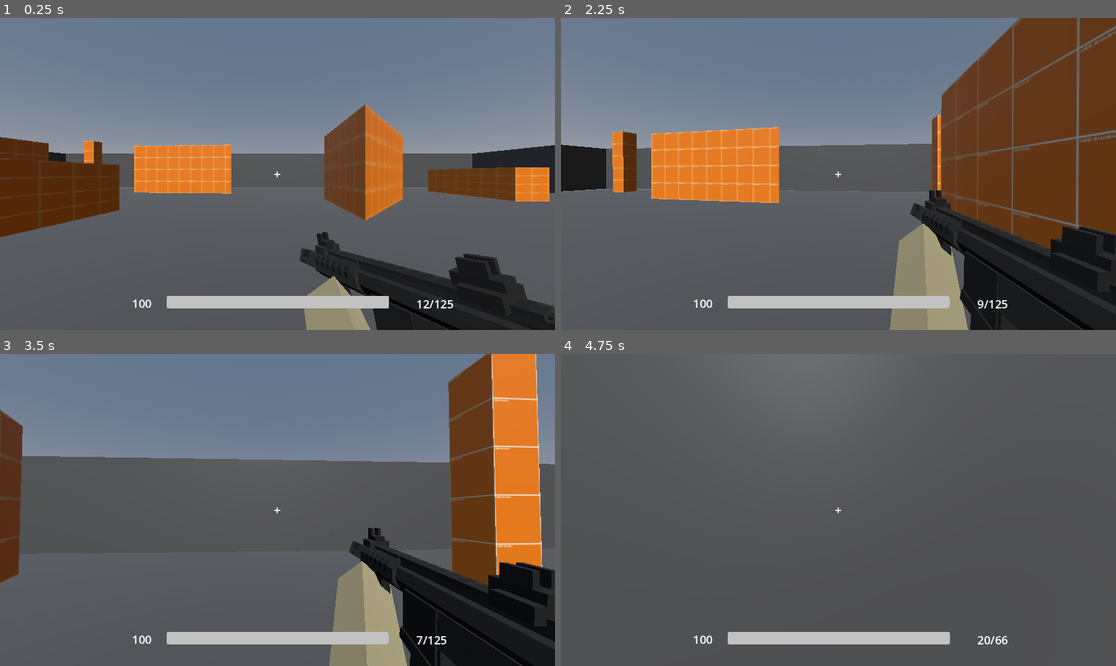
Above: before the commit, frames 1-4 (two rows, left to right).
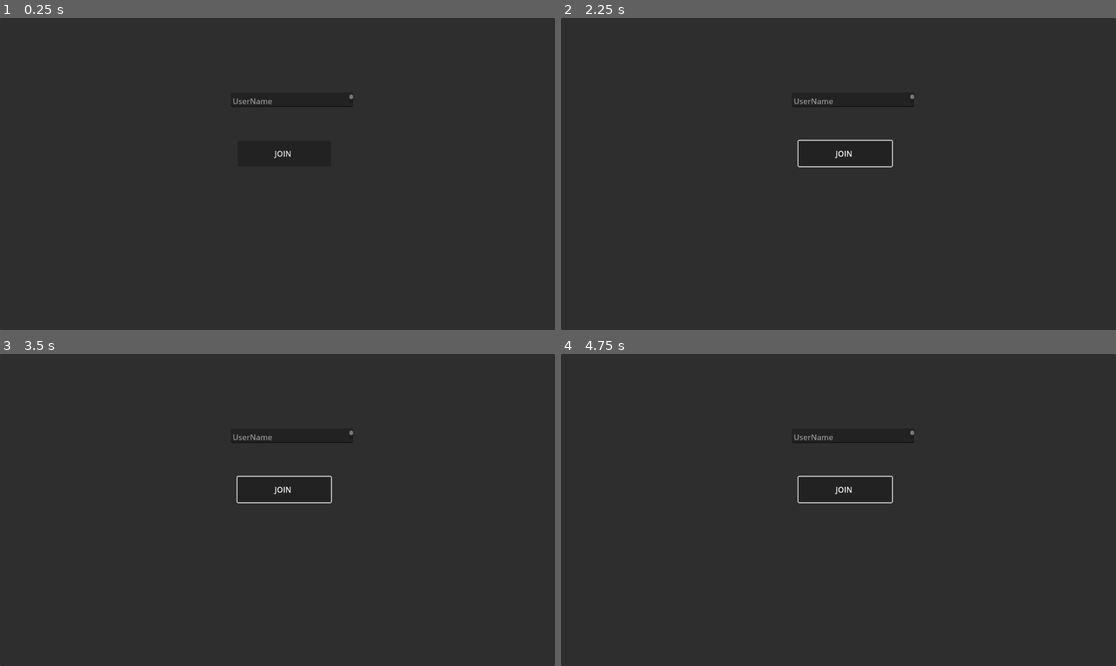
Above: after the commit, the same moments.

Repository: ORBStudios/overbullet
Game: Godot game, scene res://scenes/root.tscn
Two runs of this game, one before a commit and one after it. Both use one fixed random seed, a clock stepped at 60 frames per second and the inputs below.
Inputs (mouse positions are in pixels of both pictures, inside the frame that each line leads up to):
- Up to frame 1 (0.25 s): no input
- Up to frame 2 (2.25 s): click (844, 152) at 0.5 s, where only the run after the commit has a clickable "JOIN"; move the mouse to (866, 174) at 1.27 s; press the mouse at (866, 174) at 1.28 s; hold W (forward) from 1.28 s (still down); tap E (switch next) at 1.55, 2.1 s; move the mouse to (810, 174) at 2.02 s; release the mouse at (810, 174) at 2.03 s; click (810, 174) at 2.17 s
- Up to frame 3 (3.5 s): keep holding W (forward); tap Q (switch prev) at 2.3, 2.85 s; move the mouse to (288, 503) at 2.77 s; press the mouse at (288, 503) at 2.78 s
- Up to frame 4 (4.75 s): keep holding W (forward); move the mouse to (832, 516) at 3.52 s; release the mouse at (832, 516) at 3.53 s; click (832, 516) at 3.6 s; tap E (switch next) at 3.8, 4.35 s; move the mouse to (877, 513) at 4.27 s; click (877, 513) at 4.42 s; tap Q (switch prev) at 4.55 s

The runs differ from the first frame. In frame 1, 92% of the frame differs, in the area x 0-100%, y 0-100%; in frame 2, 93%; in frame 3, 97%; in frame 4, 100%.

Commit message:
multiplayer setup

Diff:
--- a/scenes/player.tscn
+++ b/scenes/player.tscn
@@ -10,6 +10,14 @@
 [sub_resource type="CapsuleMesh" id="CapsuleMesh_3vyb7"]
 radius = 0.35
 height = 1.8
+
+[sub_resource type="SceneReplicationConfig" id="SceneReplicationConfig_g2els"]
+properties/0/path = NodePath(".:position")
+properties/0/spawn = true
+properties/0/replication_mode = 1
+properties/1/path = NodePath(".:rotation")
+properties/1/spawn = true
+properties/1/replication_mode = 1
 
 [node name="player" type="CharacterBody3D"]
 script = ExtResource("1_3vyb7")
@@ -37,3 +45,6 @@
 [node name="Camera3D" type="Camera3D" parent="."]
 transform = Transform3D(1.19249e-08, -0.258819, 0.965926, 0, 0.965926, 0.258819, -1, -3.08639e-09, 1.15185e-08, 3, 1, 0)
 visible = false
+
+[node name="MultiplayerSynchronizer" type="MultiplayerSynchronizer" parent="."]
+replication_config = SubResource("SceneReplicationConfig_g2els")
--- a/scenes/root.tscn
+++ b/scenes/root.tscn
@@ -1,6 +1,7 @@
-[gd_scene load_steps=14 format=3 uid="uid://c12780im74ex5"]
-
-[ext_resource type="PackedScene" uid="uid://dxawjyuoc7oa0" path="res://scenes/player.tscn" id="1_j5px3"]
+[gd_scene load_steps=15 format=3 uid="uid://c12780im74ex5"]
+
+[ext_resource type="Script" uid="uid://mhjr8tebkept" path="res://scripts/network_manger.gd" id="1_jh1ax"]
+[ext_resource type="Script" uid="uid://b08fv58j4jsy3" path="res://scripts/game_manager.gd" id="2_kycxp"]
 [ext_resource type="PackedScene" uid="uid://jspsy5k1m6mf" path="res://models/fps_shooter_game_arena_map_v4.glb" id="2_twpsu"]
 [ext_resource type="Script" uid="uid://bdvl45wajnlab" path="res://scripts/bot.gd" id="3_lrqlo"]
 [ext_resource type="Script" uid="uid://bynjy2rmg14nn" path="res://scripts/hud.gd" id="4_sqa0i"]
@@ -31,13 +32,23 @@
 
 [node name="root" type="Node3D"]
 
+[node name="NetworkManger" type="Node3D" parent="."]
+script = ExtResource("1_jh1ax")
+
+[node name="GameManager" type="Node3D" parent="."]
+script = ExtResource("2_kycxp")
+
 [node name="WorldEnvironment" type="WorldEnvironment" parent="."]
 environment = SubResource("Environment_twpsu")
 
 [node name="DirectionalLight3D" type="DirectionalLight3D" parent="."]
 transform = Transform3D(1, 0, 0, 0, 0.707107, 0.707107, 0, -0.707107, 0.707107, 0, 15, 26)
 
-[node name="player" parent="." instance=ExtResource("1_j5px3")]
+[node name="MultiplayerSpawner" type="MultiplayerSpawner" parent="."]
+_spawnable_scenes = PackedStringArray("uid://dxawjyuoc7oa0")
+spawn_path = NodePath("../players")
+
+[node name="players" type="Node3D" parent="."]
 
 [node name="map" parent="." instance=ExtResource("2_twpsu")]
 transform = Transform3D(1, 0, 0, 0, 1, 0, 0, 0, 1, 24, -1, -25)
@@ -82,19 +93,53 @@
 [node name="MeshInstance3D" type="MeshInstance3D" parent="bot4"]
 mesh = SubResource("BoxMesh_sqa0i")
 
-[node name="HUD" type="CanvasLayer" parent="."]
+[node name="GameUI" type="CanvasLayer" parent="."]
 script = ExtResource("4_sqa0i")
 
-[node name="crosshair" type="Control" parent="HUD"]
+[node name="TempMenu" type="Panel" parent="GameUI"]
+anchors_preset = 15
+anchor_right = 1.0
+anchor_bottom = 1.0
+grow_horizontal = 2
+grow_vertical = 2
+
+[node name="Button" type="Button" parent="GameUI/TempMenu"]
+layout_mode = 0
+offset_left = 493.0
+offset_top = 255.0
+offset_right = 687.0
+offset_bottom = 308.0
+text = "JOIN "
+
+[node name="TextEdit" type="TextEdit" parent="GameUI/TempMenu"]
+layout_mode = 0
+offset_left = 479.0
+offset_top = 155.0
+offset_right = 733.0
+offset_bottom = 185.0
+placeholder_text = "UserName"
+
+[node name="HUD" type="Control" parent="GameUI"]
+visible = false
 layout_mode = 3
 anchors_preset = 15
 anchor_right = 1.0
 anchor_bottom = 1.0
 grow_horizontal = 2
 grow_vertical = 2
+
+[node name="crosshair" type="Control" parent="GameUI/HUD"]
+layout_mode = 1
+anchors_preset = 8
+anchor_left = 0.5
+anchor_top = 0.5
+anchor_right = 0.5
+anchor_bottom = 0.5
+grow_horizontal = 2
+grow_vertical = 2
 mouse_filter = 2
 
-[node name="Label" type="Label" parent="HUD/crosshair"]
+[node name="Label" type="Label" parent="GameUI/HUD/crosshair"]
 layout_mode = 1
 anchors_preset = 8
 anchor_left = 0.5
@@ -113,36 +158,50 @@
 vertical_alignment = 1
 autowrap_mode = 2
 
-[node name="ProgressBar" type="ProgressBar" parent="HUD"]
+[node name="ProgressBar" type="ProgressBar" parent="GameUI/HUD"]
+layout_mode = 1
 anchors_preset = -1
-anchor_left = 0.3
-anchor_top = 0.89
+anchor_left = 0.186
+anchor_top = -0.22
 anchor_right = 0.7
-anchor_bottom = 0.93
+offset_left = -169.272
+offset_top = 718.56
+offset_right = -466.4
+offset_bottom = 608.0
 mouse_filter = 2
 theme_override_styles/background = SubResource("StyleBoxFlat_sqa0i")
 step = 1.0
 show_percentage = false
 
-[node name="HPTEXT" type="Label" parent="HUD"]
+[node name="HPTEXT" type="Label" parent="GameUI/HUD"]
+layout_mode = 1
 anchors_preset = -1
 anchor_left = 0.23
 anchor_top = 0.942
 anchor_right = 0.23
 anchor_bottom = 0.942
-offset_left = 0.0400085
-offset_right = 60.04
+offset_left = -225.96
+offset_top = -66.416
+offset_right = -132.96
+offset_bottom = -32.416
 grow_vertical = 0
 text = "<HP>"
 label_settings = SubResource("LabelSettings_sqa0i")
 horizontal_alignment = 1
 vertical_alignment = 1
 
-[node name="ammostat" type="Label" parent="HUD"]
+[node name="ammostat" type="Label" parent="GameUI/HUD"]
+layout_mode = 1
 anchors_preset = -1
 anchor_left = 0.75
 anchor_top = 0.89
 anchor_right = 0.75
 anchor_bottom = 0.89
+offset_left = 140.0
+offset_top = -7.71997
+offset_right = 251.0
+offset_bottom = 41.28
 text = "<--/-->"
 label_settings = SubResource("LabelSettings_jh1ax")
+
+[connection signal="pressed" from="GameUI/TempMenu/Button" to="NetworkManger" method="_on_button_pressed"]
--- a/scripts/character_body_3d.gd
+++ b/scripts/character_body_3d.gd
@@ -1,5 +1,9 @@
 
 extends CharacterBody3D
+
+var username
+var userID
+
 
 const SPEED = 7.0
 const JUMP_VELOCITY = 6.0
@@ -16,27 +20,34 @@
 var paused: bool = false
 
 @onready var head: Node3D = $head
-@onready var hud: CanvasLayer = $"../HUD"
+@onready var hud = get_tree().root.get_node("root/GameUI")
 
 
 func _ready() -> void:
-	Input.mouse_mode = Input.MOUSE_MODE_CAPTURED
+	if is_multiplayer_authority():
+		Input.mouse_mode = Input.MOUSE_MODE_CAPTURED
+		head.get_node("Camera3D").current = true
+	else:
+		head.get_node("Camera3D").current = false
 
-
-func _unhandled_input(event: InputEvent) -> void:
-	if Input.mouse_mode != Input.MOUSE_MODE_CAPTURED:
+func _input(event: InputEvent) -> void:
+	if not is_multiplayer_authority():
 		return
 
 	if event is InputEventMouseMotion:
-		rotate_y(-event.relative.x * SENS)
-		head.rotate_x(-event.relative.y * SENS)
+		if Input.mouse_mode != Input.MOUSE_MODE_CAPTURED:
+			return
+
+		var mouse_event := event as InputEventMouseMotion
+
+		rotate_y(-mouse_event.relative.x * SENS)
+		head.rotate_x(-mouse_event.relative.y * SENS)
 
 		head.rotation.x = clamp(
 			head.rotation.x,
 			deg_to_rad(-89.0),
 			deg_to_rad(89.0)
 		)
-
 
 func take_damage(amount: int) -> void:
 	health = maxi(health - amount, 0)
@@ -48,10 +59,10 @@
 
 
 func _process(_delta: float) -> void:
-	# Temporary health test. Remove when finished.
+	if not is_multiplayer_authority():
+		return
 	if Input.is_key_pressed(KEY_H):
 		take_damage(1)
-
 	if Input.is_action_just_pressed("exit"):
 		if Input.mouse_mode == Input.MOUSE_MODE_CAPTURED:
 			paused = true
@@ -64,7 +75,8 @@
 
 
 func _physics_process(delta: float) -> void:
-	# Gravity
+	if not is_multiplayer_authority():
+		return
 	if not is_on_floor():
 		velocity += get_gravity() * delta
 
--- /dev/null
+++ b/scripts/game_manager.gd
@@ -0,0 +1,9 @@
+extends Node3D
+
+
+func _ready() -> void:
+	pass # Replace with function body.
+
+
+func _process(delta: float) -> void:
+	pass
--- a/scripts/hud.gd
+++ b/scripts/hud.gd
@@ -1,8 +1,8 @@
 extends CanvasLayer
 
-@onready var hpbar = $ProgressBar
-@onready var hptxt = $HPTEXT
-@onready var ammostat = $ammostat
+@onready var hpbar = $HUD/ProgressBar
+@onready var hptxt = $HUD/HPTEXT
+@onready var ammostat = $HUD/ammostat
 
 func hpupdate(hpnow:int):
 	hpbar.value = hpnow
--- /dev/null
+++ b/scripts/network_manger.gd
@@ -0,0 +1,132 @@
+
+extends Node
+
+const PORT := 9999
+
+var PLAYER_SCENE: PackedScene = preload("res://scenes/player.tscn")
+
+@onready var players: Node = $"../players"
+@onready var spawner: MultiplayerSpawner = $"../MultiplayerSpawner"
+
+
+func _ready() -> void:
+	spawner.spawn_function = spawn_custom_player
+
+	multiplayer.peer_connected.connect(_on_peer_connected)
+	multiplayer.peer_disconnected.connect(_on_peer_disconnected)
+	multiplayer.connected_to_server.connect(_on_connected)
+	multiplayer.connection_failed.connect(_on_connection_failed)
+	multiplayer.server_disconnected.connect(_on_server_disconnected)
+
+	if "--server" in OS.get_cmdline_user_args():
+		start_server()
+
+
+func start_server() -> void:
+	var peer := ENetMultiplayerPeer.new()
+	var error := peer.create_server(PORT)
+
+	if error != OK:
+		push_error("Server failed to start: %s" % error)
+		return
+
+	multiplayer.multiplayer_peer = peer
+	print("SERVER STARTED | Port: ", PORT)
+
+
+func join_server(address: String = "127.0.0.1") -> void:
+	var peer := ENetMultiplayerPeer.new()
+	var error := peer.create_client(address, PORT)
+
+	if error != OK:
+		push_error("Could not start client connection: %s" % error)
+		return
+
+	multiplayer.multiplayer_peer = peer
+	print("Connecting to: ", address)
+
+
+func disconnect_from_server() -> void:
+	multiplayer.multiplayer_peer = OfflineMultiplayerPeer.new()
+	print("Disconnected.")
+
+
+func _on_peer_connected(id: int) -> void:
+	print("Peer connected: ", id)
+
+	if multiplayer.is_server():
+		spawn_player(id)
+
+
+func spawn_player(id: int) -> void:
+	if not multiplayer.is_server():
+		return
+
+	spawner.spawn(id)
+
+
+func spawn_custom_player(data: Variant) -> Node:
+	var id := int(data)
+
+	var player = PLAYER_SCENE.instantiate()
+	player.name = str(id)
+	player.userID = str(id)
+	player.set_multiplayer_authority(id)
+
+	print("Creating player: ", id)
+	return player
+
+
+@rpc("any_peer", "reliable")
+func sumit_username(username: String) -> void:
+	if not multiplayer.is_server():
+		return
+
+	var sender_id := multiplayer.get_remote_sender_id()
+	var player = players.get_node_or_null(str(sender_id))
+
+	if player:
+		player.username = username
+		print("Username received: ", username)
+
+
+func _on_peer_disconnected(id: int) -> void:
+	print("Peer disconnected: ", id)
+
+	if not multiplayer.is_server():
+		return
+
+	var player = players.get_node_or_null(str(id))
+
+	if player:
+		player.queue_free()
+
+
+func _on_connected() -> void:
+	print("Connected to server!")
+
+	$"../GameUI/TempMenu".visible = false
+	$"../GameUI/HUD".visible = true
+
+	var username: String = $"../GameUI/TempMenu/TextEdit".text.strip_edges()
+	if username.is_empty():
+		username = "Player"
+
+	sumit_username.rpc_id(1, username)
+
+
+func _on_connection_failed() -> void:
+	print("Connection failed.")
+
+
+func _on_server_disconnected() -> void:
+	print("Server disconnected.")
+
+
+func _on_button_pressed() -> void:
+	var inputip: String = $"../GameUI/TempMenu/TextEdit".text.strip_edges()
+
+	if inputip.is_empty():
+		join_server()
+	else:
+		join_server(inputip)
--- a/scripts/weaponmanager.gd
+++ b/scripts/weaponmanager.gd
@@ -19,7 +19,7 @@
 
 
 @onready var ray: RayCast3D = $"../RayCast3D"
-@onready var hud: CanvasLayer = $"../../../../HUD"
+@onready var hud = get_tree().root.get_node("root/GameUI")
 
 func _ready() -> void:
 	for i in range(WEAPON_CONFIG.size()):
@@ -28,6 +28,8 @@
 	call_deferred("equip_weapon",weaponnow)
 
 func _process(_delta: float) -> void:
+	if not is_multiplayer_authority():
+		return
 	if Input.is_action_just_pressed("switch prev"):
 		switch_weapon(-1)
 
@@ -42,6 +44,8 @@
 
 
 func switch_weapon(direction: int) -> void:
+	if not is_multiplayer_authority():
+		return
 	if isreloading:
 		return
 	var next_index := (
@@ -73,6 +77,8 @@
 	print("Equipped: ", current_weapon.name)
 
 func shoot() -> void:
+	if not is_multiplayer_authority():
+		return
 	var ammodat = ammos[weaponnow]
 	if not canshoot or isreloading or ammodat["mag"] <= 0:
 		return
@@ -102,6 +108,8 @@
 	canshoot = true
 
 func reload_weapon() -> void:
+	if not is_multiplayer_authority():
+		return
 	var config = WEAPON_CONFIG[weaponnow]
 	var ammodat = ammos[weaponnow]
 	if isreloading or ammodat["mag"] == config.magazine_size or ammodat["reserve"] <= 0:
--- a/weapons/pistol.tscn
+++ b/weapons/pistol.tscn
@@ -3,6 +3,7 @@
 [ext_resource type="PackedScene" uid="uid://cnct1wq84u65t" path="res://models/pistol.glb" id="1_1ohd4"]
 
 [node name="Sketchfab_Scene" instance=ExtResource("1_1ohd4")]
+transform = Transform3D(1, 0, 0, 0, 1, 0, 0, 0, 1, 0.16432, 0.327516, 0.407752)
 
 [node name="Node" parent="." index="0"]
 transform = Transform3D(1, 0, 0, 0, 1, 0, 0, 0, 1, 0, 1.2, -0.4)
Not shown: 1 places in scenes/player.tscn that only renumber resources
Not shown, added: scripts/game_manager.gd.uid
Not shown, added: scripts/network_manger.gd.uid
